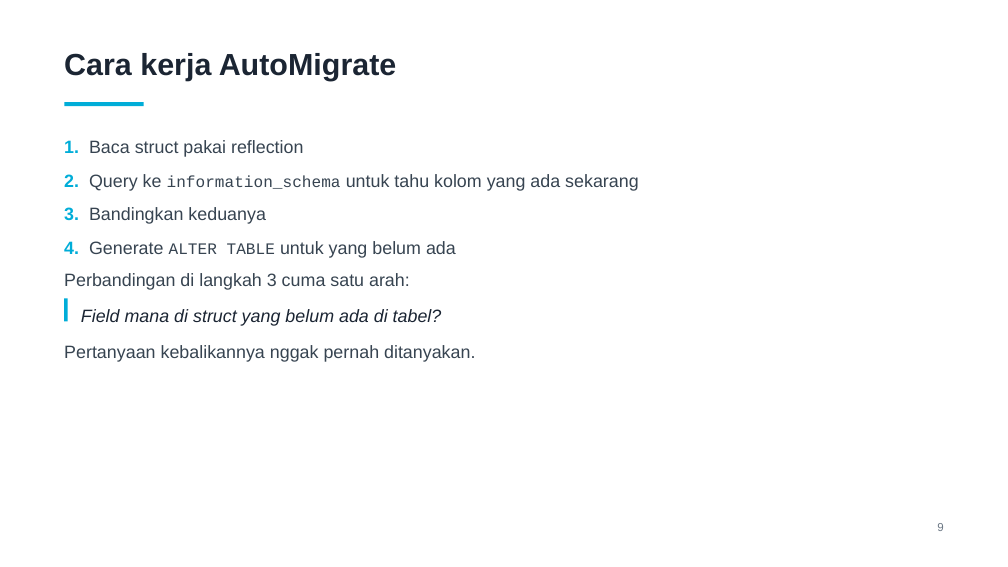
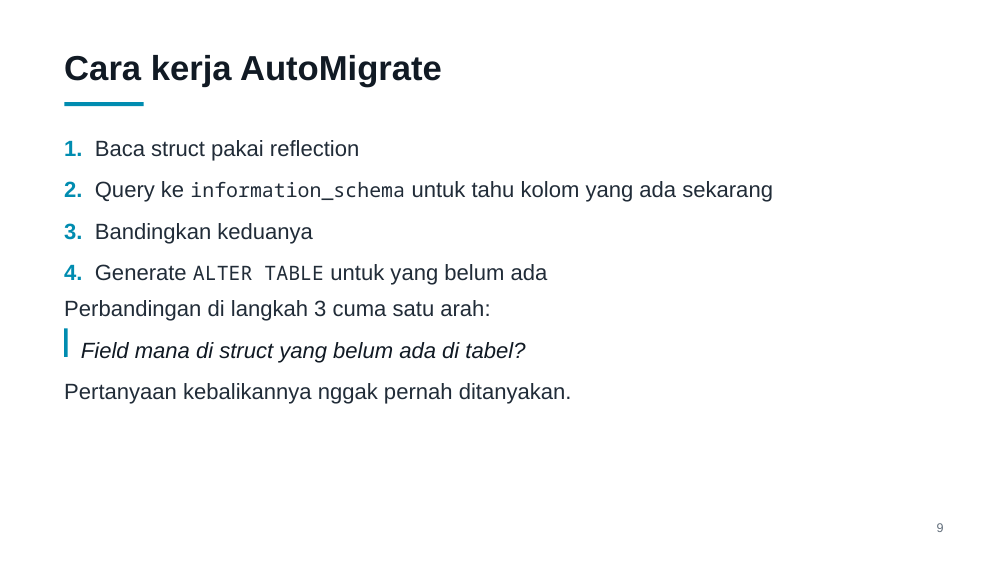
Before and after one commit to shariski/go-migration, a slide deck: slide 9 of slides/presentasi.pptx. Drawn at 1008x567 pixels with LibreOffice and Linux fonts; fonts in the diff are those of the drawing. Boxes give left, top, right and bottom in pixels: in the first picture for what was removed or moved away, otherwise in the second. Text is boxed around its words. In the diff, an @@ line names an element or a change of style, - is before the commit and + after.

Commit message:
Perbesar teks slide dan ganti font code ke JetBrains Mono
Deck dipakai lewat share screen Google Meet, jadi ukuran font dinaikkan
(body 17->21, code 13->17, judul 29->33) dan kontras warnanya dipertegas.
Courier New diganti JetBrains Mono karena strokenya lebih tebal dan
x-height-nya lebih besar, jadi lebih tahan kompresi video.

Slide 'Batasan down migration' dipadatkan; kalimat soal informasi yang
masih tersimpan sebelumnya diulang di slide berikutnya.

```diff
--- a/slides/presentasi.pptx
+++ b/slides/presentasi.pptx
@@ text "Cara kerja AutoMigrate" at (x1=64, y1=55, x2=442, y2=87): size 29 to 33 pt, text colour #1B2533 to #111A24 @@
@@ rectangle at (x1=64, y1=102, x2=144, y2=107): fill #00ADD8 to #008CB0 @@
@@ text "1. Baca struct pakai reflection" at (x1=64, y1=140, x2=773, y2=285): size 17 to 21 pt in "1. Baca struct pakai reflection", "2. Query ke untuk tahu kolom yang ...", "3. Bandingkan keduanya", "4. Generate untuk yang belum ada"; text colour #00ADD8 to #008CB0 in "1.", "2.", "3.", "4."; text colour #374451 to #212C38; size 15.3 to 18.9 pt, font Courier New to Noto Sans Mono in "information_schema", "ALTER TABLE"; more space between paragraphs @@
@@ text "Perbandingan di langkah 3 cuma ..." moved from (x1=64, y1=273, x2=410, y2=290) to (x1=64, y1=300, x2=490, y2=321) @@
@@ text "Perbandingan di langkah 3 cuma ..." at (x1=64, y1=300, x2=490, y2=321): size 17 to 21 pt, text colour #374451 to #212C38 @@
@@ rectangle at (x1=64, y1=328, x2=67, y2=357): fill #00ADD8 to #008CB0 @@
@@ rectangle resized from (x1=64, y1=299, x2=67, y2=322) to (x1=64, y1=328, x2=67, y2=357) @@
@@ text "Field mana di struct yang ..." moved from (x1=81, y1=309, x2=442, y2=326) to (x1=81, y1=342, x2=525, y2=363) @@
@@ text "Field mana di struct yang ..." at (x1=81, y1=342, x2=525, y2=363): size 17 to 21 pt, text colour #1B2533 to #111A24 @@
@@ text "Pertanyaan kebalikannya nggak pernah ditanyakan." at (x1=64, y1=383, x2=572, y2=404): size 17 to 21 pt, text colour #374451 to #212C38 @@
@@ text "Pertanyaan kebalikannya nggak pernah ditanyakan." moved from (x1=64, y1=345, x2=475, y2=362) to (x1=64, y1=383, x2=572, y2=404) @@
```
Also in this commit, not shown: 32 other slides changed, 2 other files.
